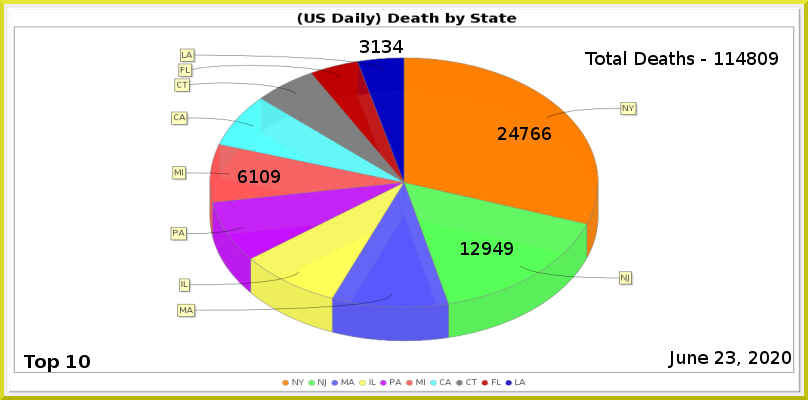
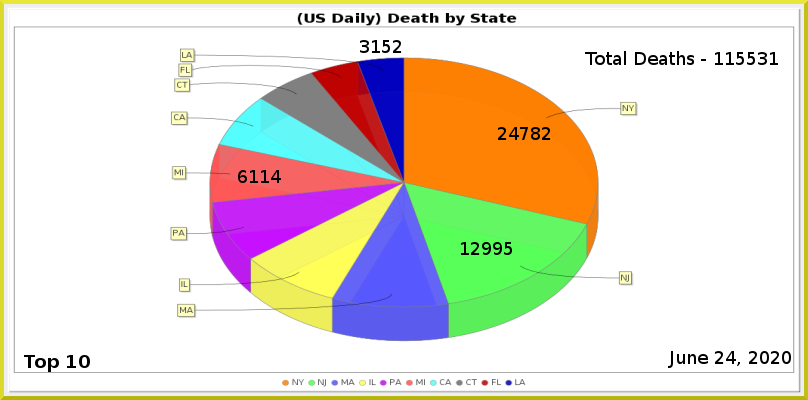
Before/after of a 808×400 layered artwork. What changed in the layer stack:
painted on "Least" over box(382, 40, 403, 53)
painted on "MI" over box(260, 170, 281, 183)
painted on "NJ" over box(493, 242, 513, 255)
painted on "NY" over box(531, 127, 551, 140)
renamed "Total Deaths - 114809" to "Total Deaths - 115531", painted on it over box(736, 52, 778, 65)
painted on "Current Date" over box(726, 351, 736, 364)
